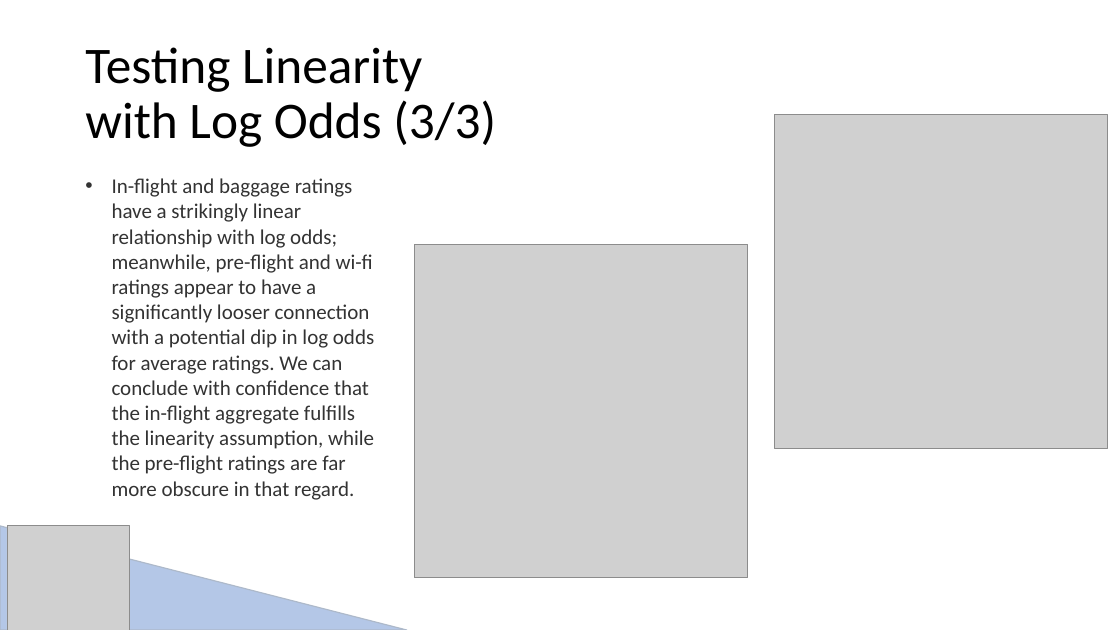
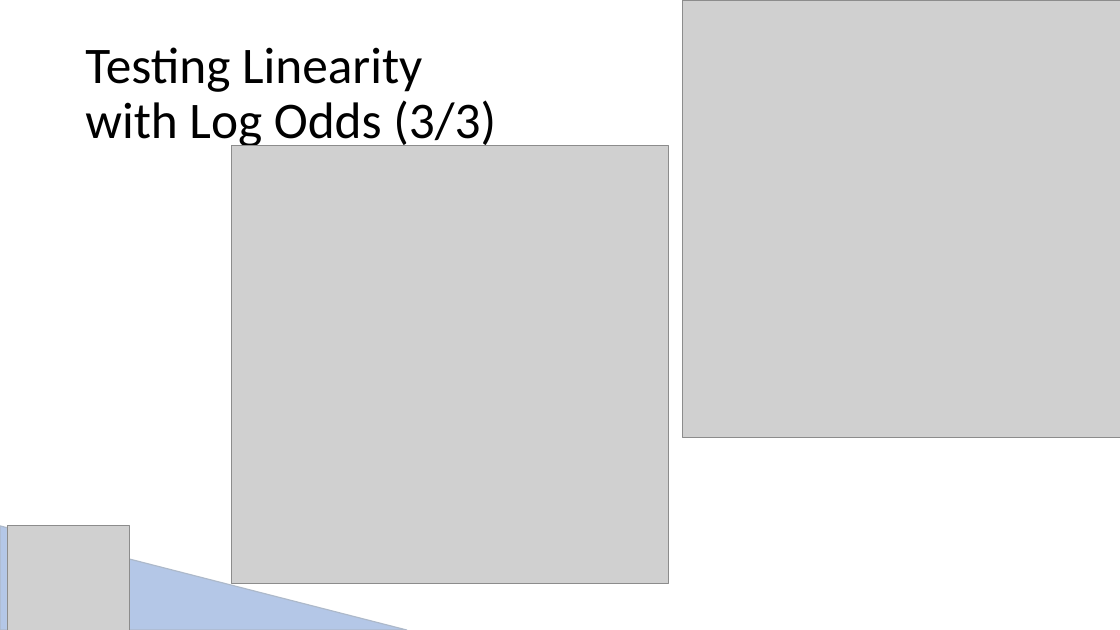
Before and after one commit to parv-bhargava/DATS_6101_13_mid_term_project, a slide deck: slide 24 of Presentation/DATS6101_Midterm_Presentation.pptx (slide 23 before the commit). Drawn at 1120x630 pixels with LibreOffice and Linux fonts; fonts in the diff are those of the drawing; grey boxes stand for pictures. Boxes give left, top, right and bottom in pixels: in the first picture for what was removed or moved away, otherwise in the second. Text is boxed around its words. In the diff, an @@ line names an element or a change of style, - is before the commit and + after.

```diff
--- a/Presentation/DATS6101_Midterm_Presentation.pptx
+++ b/Presentation/DATS6101_Midterm_Presentation.pptx
@@ picture: place and size @@
-picture at box(775, 115, 1108, 449)
+picture at box(683, 0, 1120, 437)
@@ title "Testing Linearity with Log Odds ..." rewrapped from box(85, 47, 496, 147) to box(85, 47, 496, 151) @@
@@ picture: place and size @@
-picture at box(414, 245, 748, 578)
+picture at box(232, 146, 669, 583)
@@ text removed at box(112, 178, 374, 500) @@
-• In-flight and baggage ratings have a strikingly linear relationship with log odds; meanwhile, pre-flight and wi-fi ratings appear to have a significantly looser connection with a potential dip in log odds for average ratings. We can conclude with confidence that the in-flight aggregate fulfills the linearity assumption, while the pre-flight ratings are far more obscure in that regard.
```
Also in this commit, not shown: 4 other slides changed, 1 slide added, 1 other file.
